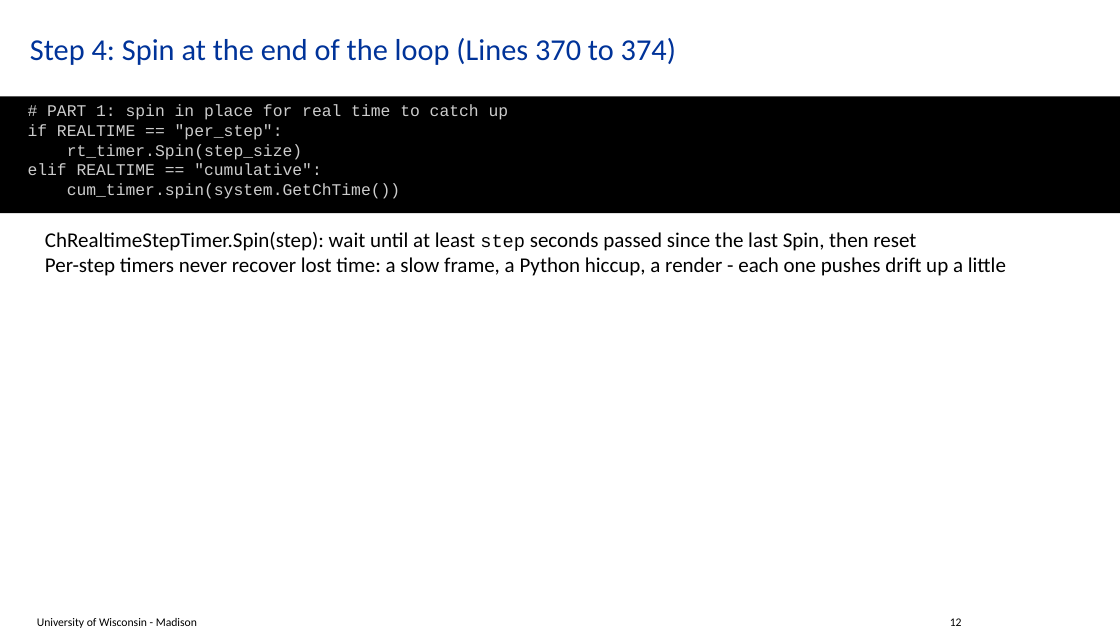
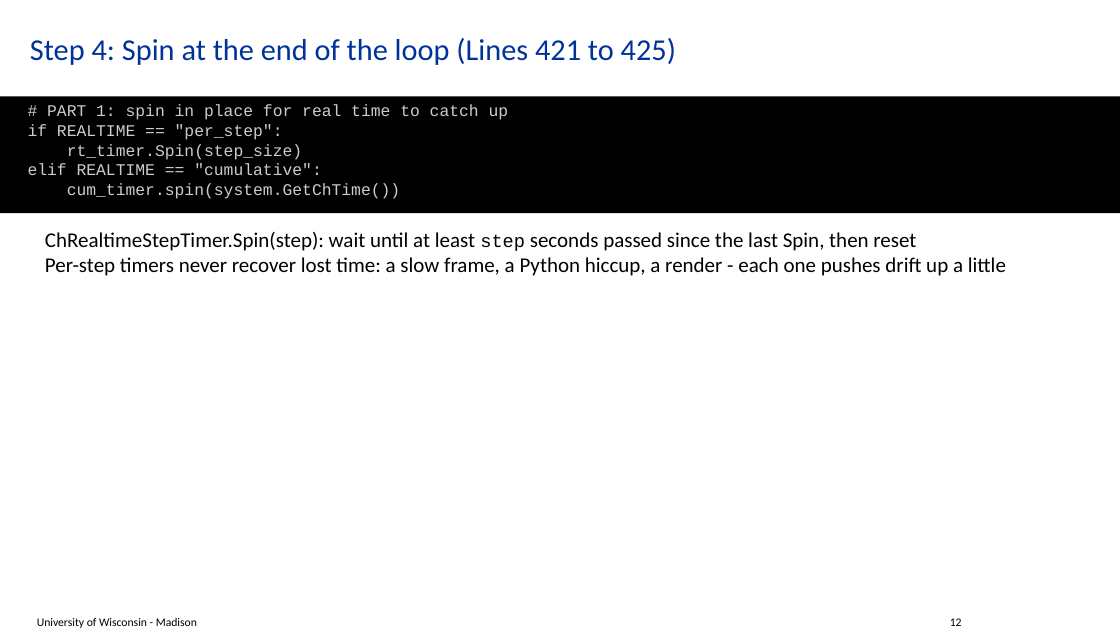
Before and after one commit to ksha23/chrono-hil-tutorial, a slide deck: slide 12 of tutorial_HIL_driver.pptx. Drawn at 1120x630 pixels with LibreOffice and Linux fonts; fonts in the diff are those of the drawing; background and template pictures are left out. Boxes give left, top, right and bottom in pixels: in the first picture for what was removed or moved away, otherwise in the second. Text is boxed around its words. In the diff, an @@ line names an element or a change of style, - is before the commit and + after.

```diff
--- a/tutorial_HIL_driver.pptx
+++ b/tutorial_HIL_driver.pptx
@@ title at [30,38,676,65]: text changed @@
-Step 4: Spin at the end of the loop (Lines 370 to 374)
+Step 4: Spin at the end of the loop (Lines 421 to 425)
```
Also in this commit, not shown: 8 other slides changed.
